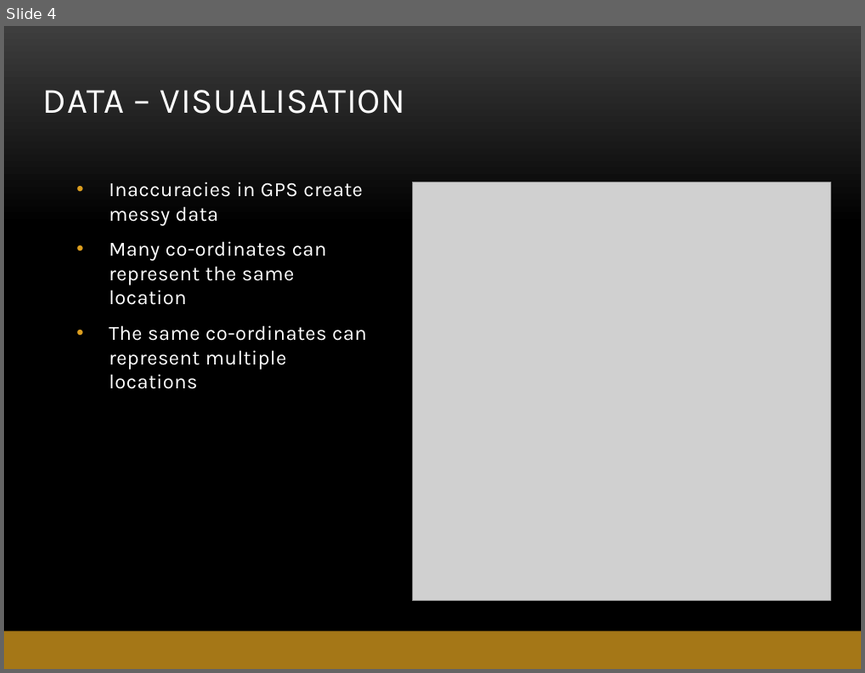
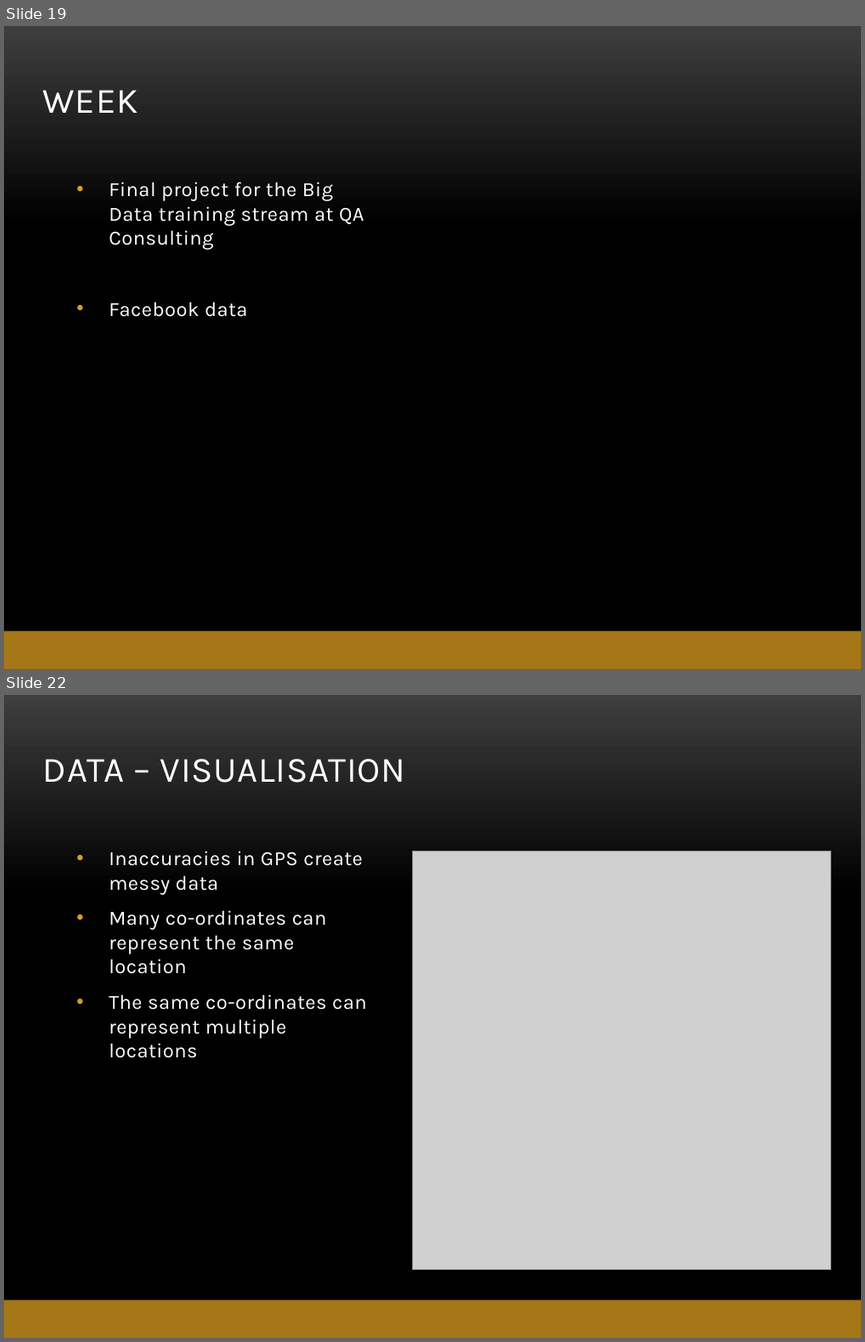
Before and after one commit to abe1ge/teletubbiesQAC, a slide deck: FinalPresentation.pptx. Shown one above the other, each under a label of ours: slide 4 before the commit, slides 19 and 22 after it; the slides between them are not shown. The pictures are 865x673 and 865x1342 pixels, drawn with LibreOffice and Linux fonts; fonts in the diff are those of the drawing; grey boxes stand for pictures; background and template pictures are left out. Boxes give left, top, right and bottom in pixels: in the first picture for what was removed or moved away, otherwise in the second. Text is boxed around its words. In the diff, an @@ line names an element or a change of style, - is before the commit and + after.

```diff
--- a/FinalPresentation.pptx
+++ b/FinalPresentation.pptx
@@ slide 19 added at <box>4,26,861,669</box>, background picture (left out); not listed: 1 template element that a slide beside it also shows @@
@@ title added at <box>43,90,138,113</box>, 30 pt, text #FFFFFF @@
+WEEK
@@ text added at <box>109,182,364,317</box>, 17 pt, text #FFFFFF @@
+• Final project for the Big Data training stream at QA Consulting
+• Facebook data
@@ what was slide 4 is now slide 22 @@
```
Also in this commit, not shown: 3 slides changed, 17 other slides added.
